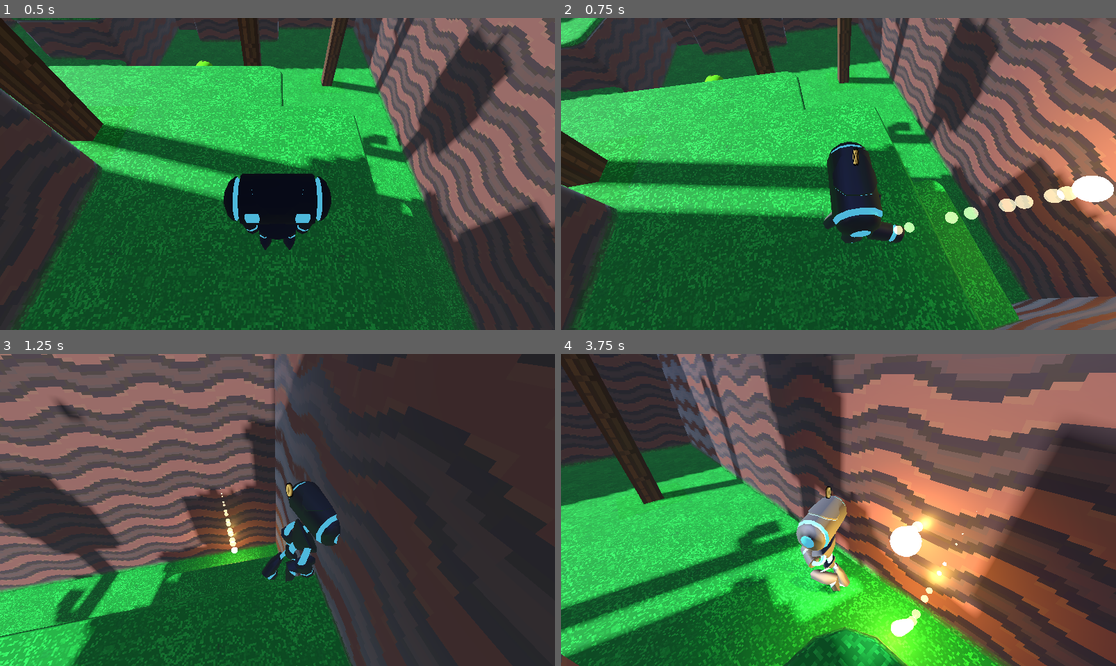
Above: before the commit, frames 1-4 (two rows, left to right).
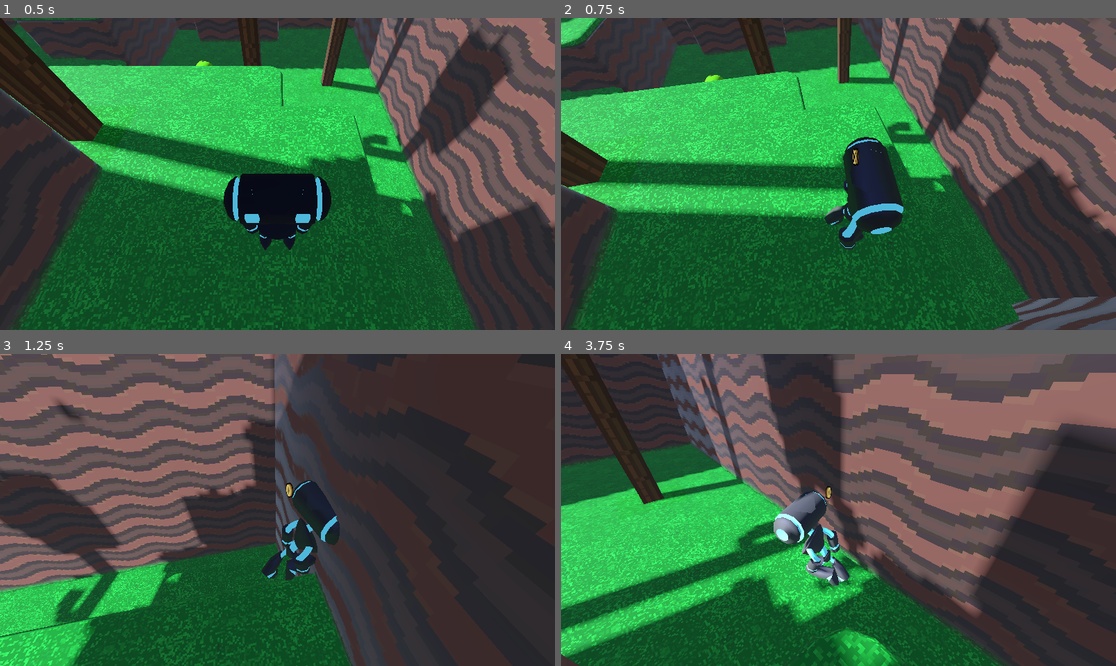
Above: after the commit, the same moments.

Repository: hribhrib/Hermit
Game: Godot game, scene res://game.tscn
The game is run twice, just before and just after one commit, with the same random seed, the same clock (stepped at 60 frames per second) and the same inputs.
Inputs:
- Up to frame 1 (0.5 s): no input
- Up to frame 2 (0.75 s): hold D (move_right) from 0.53 s (still down); hold Ctrl (shoot) from 0.53 s (still down)
- Up to frame 3 (1.25 s): keep holding D (move_right); keep holding Ctrl (shoot); tap Space (jump) at 0.77 s
- Up to frame 4 (3.75 s): release D (move_right) at 1.28 s; release Ctrl (shoot) at 1.28 s; hold S (move_back) 1.28-2.03 s; tap Ctrl (shoot) at 1.35, 2.85 s; tap Space (jump) at 1.52, 3.02 s; hold D (move_right) 2.03-2.78 s; hold Ctrl (shoot) 2.03-2.78 s; hold W (move_forward) 2.78-3.53 s; hold A (move_left) from 3.53 s (still down); hold Ctrl (shoot) from 3.53 s (still down)

Frame 1 is identical in both runs. In frame 2, 15% of the frame differs, in the area x 47-100%, y 6-100%; in frame 3, 3.1%; in frame 4, 35%, in the area x 0-100%, y 9-100%.

Commit message:
adjust volume, remove shooting

Diff:
--- a/enemy/enemy.tscn
+++ b/enemy/enemy.tscn
@@ -502,6 +502,7 @@
 volume_db = 12.0
 autoplay = true
 max_distance = 30.0
+bus = &"Sound"
 doppler_tracking = 1
 
 [node name="SoundHit" type="AudioStreamPlayer3D" parent="."]
--- a/player/player.gd
+++ b/player/player.gd
@@ -15,8 +15,6 @@
 
 var shell = _Shell.NONE
 
-const SHOOT_TIME = 1.5
-const SHOOT_SCALE = 2.0
 const CHAR_SCALE = Vector3(0.3, 0.3, 0.3)
 const MAX_SPEED = 6.0
 const TURN_SPEED = 40.0
@@ -30,8 +28,6 @@
 
 var movement_dir := Vector3()
 var jumping := false
-var prev_shoot := false
-var shoot_blend := 0.0
 
 # Number of coins collected.
 var coins := 0
@@ -76,7 +72,6 @@
 	movement_direction = movement_direction.normalized()
 
 	var jump_attempt := Input.is_action_pressed(&"jump")
-	var shoot_attempt := Input.is_action_pressed(&"shoot")
 
 	if is_on_floor():
 		var sharp_turn := horizontal_speed > 0.1 and \
@@ -164,23 +159,6 @@
 	else:
 		move_and_slide()
 
-	if shoot_blend > 0:
-		shoot_blend *= 0.97
-		if (shoot_blend < 0):
-			shoot_blend = 0
-
-	if shoot_attempt and not prev_shoot:
-		shoot_blend = SHOOT_TIME
-		var bullet := preload("res://player/bullet/bullet.tscn").instantiate() as Bullet
-		bullet.set_transform($Player/Skeleton/Bullet.get_global_transform().orthonormalized())
-		get_parent().add_child(bullet)
-		bullet.set_linear_velocity(
-			$Player/Skeleton/Bullet.get_global_transform().basis[2].normalized() * BULLET_SPEED
-		)
-		bullet.add_collision_exception_with(self)
-		$SoundShoot.play()
-
-	prev_shoot = shoot_attempt
 
 	if is_on_floor():
 		# How much the player should be blending between the "idle" and "walk/run" animations.
@@ -191,7 +169,6 @@
 
 	_animation_tree[&"parameters/state/blend_amount"] = anim
 	_animation_tree[&"parameters/air_dir/blend_amount"] = clampf(-velocity.y / 4 + 0.5, 0, 1)
-	_animation_tree[&"parameters/gun/blend_amount"] = minf(shoot_blend, 1.0)
 
 
 func adjust_facing(facing: Vector3, target: Vector3, step: float, adjust_rate: float, \
--- a/player/player.tscn
+++ b/player/player.tscn
@@ -90,9 +90,10 @@
 stream_0/stream = ExtResource("8")
 stream_0/weight = 1.0
 
-[sub_resource type="AudioStreamRandomizer" id="AudioStreamRandomizer_knsse"]
+[sub_resource type="AudioStreamRandomizer" id="AudioStreamRandomizer_ak0uo"]
 streams_count = 1
-stream_0/stream = ExtResource("10_yllaa")
+random_pitch = 1.25
+stream_0/stream = ExtResource("10_myvfw")
 stream_0/weight = 1.0
 
 [sub_resource type="Gradient" id="Gradient_p2tu5"]
@@ -227,11 +228,12 @@
 
 [node name="SoundJump" type="AudioStreamPlayer" parent="."]
 stream = SubResource("AudioStreamRandomizer_axa7i")
-volume_db = -6.0
+volume_db = -8.0
+bus = &"Sound"
 
 [node name="Duck" type="AudioStreamPlayer" parent="."]
-stream = SubResource("AudioStreamRandomizer_knsse")
-volume_db = 12.0
+stream = SubResource("AudioStreamRandomizer_ak0uo")
+volume_db = 16.0
 
 [node name="BlobShadow" type="Decal" parent="."]
 size = Vector3(1.6, 12, 1.6)
Not shown: 1 places in player/player.tscn that only renumber resources
